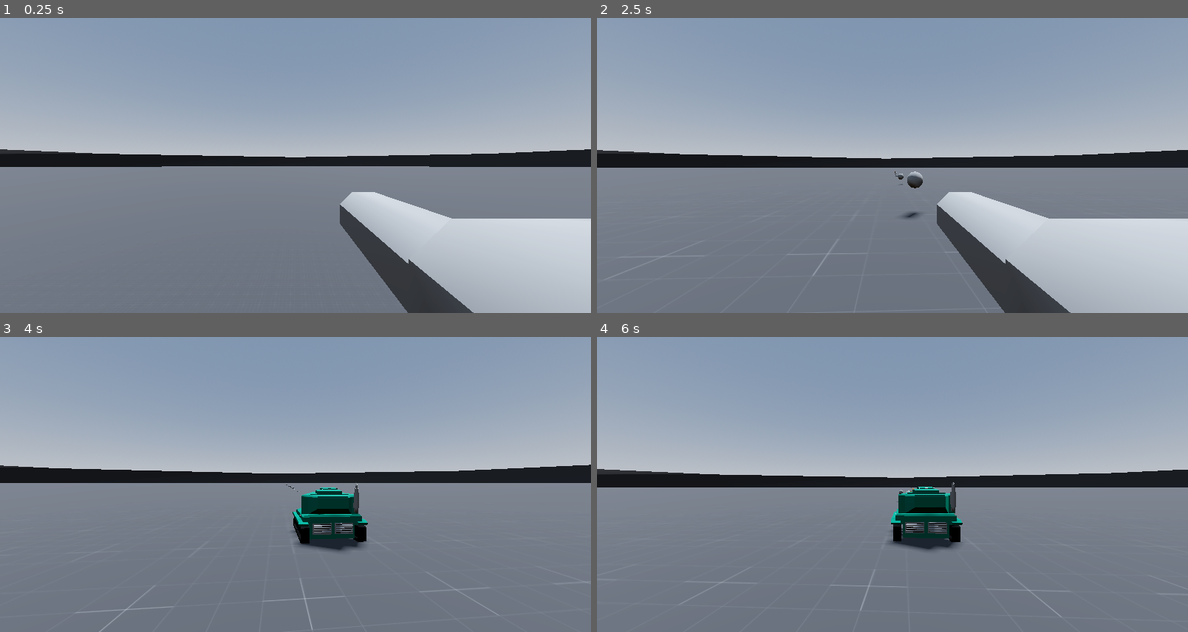
Above: before the commit, frames 1-4 (two rows, left to right).
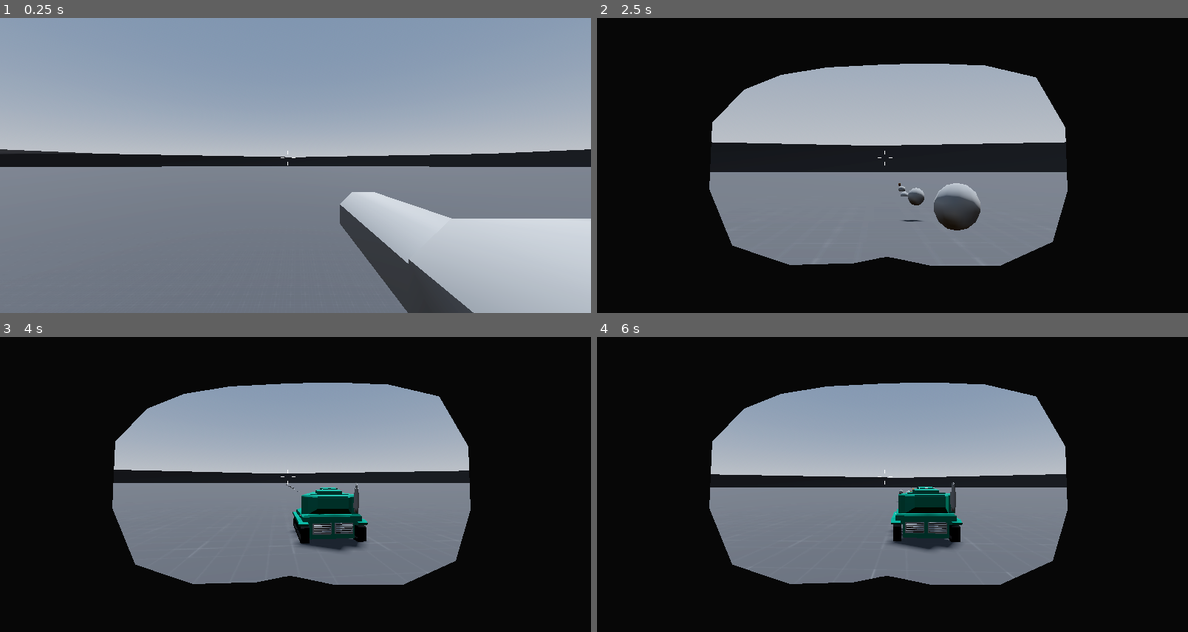
Above: after the commit, the same moments.

Repository: Dorfultariant/godot_multi
Game: Godot game, scene res://testing/maps/test_world_1.tscn
Two runs of this game, one before a commit and one after it. Both use one fixed random seed, a clock stepped at 60 frames per second and the inputs below.
Inputs (mouse positions are in pixels of both pictures, inside the frame that each line leads up to):
- Up to frame 1 (0.25 s): no input
- Up to frame 2 (2.5 s): move the mouse to (922, 165) at 0.52 s; hold Right mouse button (player_second_shoot) 0.53-1.28 s; hold E (player_forward) from 0.53 s (still down); move the mouse to (862, 165) at 1.27 s; right-click (862, 165) at 1.35 s; move the mouse to (904, 159) at 2.02 s; press the mouse at (904, 159) at 2.03 s; right-click (904, 159) at 2.3 s
- Up to frame 3 (4 s): keep holding E (player_forward); move the mouse to (289, 490) at 2.77 s; release the mouse at (289, 490) at 2.78 s; tap C (player_toggle_camera) at 2.85 s; right-click (289, 490) at 3.05 s; move the mouse to (336, 487) at 3.52 s; hold Shift (player_turbo) from 3.53 s (still down); right-click (336, 487) at 3.8 s
- Up to frame 4 (6 s): move the mouse to (845, 481) at 4.27 s; release Shift (player_turbo) at 4.28 s; right-click (845, 481) at 4.35 s; move the mouse to (898, 484) at 5.02 s; hold Right mouse button (player_second_shoot) 5.03-5.78 s; move the mouse to (868, 478) at 5.77 s; release E (player_forward) at 5.78 s; hold F (player_turn_right) from 5.78 s (still down); click (868, 478) at 5.85 s

The runs differ from the first frame. In frame 1, less than 0.1% of the frame differs, in the area x 47-50%, y 45-50%; in frame 2, 76%, in the area x 0-100%, y 0-100%; in frame 3, 62%; in frame 4, 62%.

Commit message:
Network testing

Diff:
--- a/tanks/3D/low_poly_tank/player_low_poly_tank.tscn
+++ b/tanks/3D/low_poly_tank/player_low_poly_tank.tscn
@@ -148,6 +148,14 @@
 [sub_resource type="ConvexPolygonShape3D" id="ConvexPolygonShape3D_s3ocq"]
 points = PackedVector3Array(0.196328, 0.118712, 0.225824, -0.199194, 0.118712, 0.225824, 0.188371, 0.00397248, -0.22631 …(781 unchanged characters)…
 
+[sub_resource type="SceneReplicationConfig" id="SceneReplicationConfig_xbmph"]
+properties/0/path = NodePath(".:position")
+properties/0/spawn = true
+properties/0/replication_mode = 1
+properties/1/path = NodePath(".:rotation")
+properties/1/spawn = true
+properties/1/replication_mode = 1
+
 [node name="LowPolyTank" type="CharacterBody3D"]
 script = ExtResource("1_dwiox")
 
@@ -167,3 +175,50 @@
 
 [node name="Turret" parent="." instance=ExtResource("2_a52ho")]
 transform = Transform3D(-1, 0, -8.74228e-08, 0, 1, 0, 8.74228e-08, 0, -1, 0, 0.144525, 0.0486038)
+
+[node name="UI" type="Control" parent="."]
+layout_mode = 3
+anchors_preset = 15
+anchor_right = 1.0
+anchor_bottom = 1.0
+grow_horizontal = 2
+grow_vertical = 2
+
+[node name="Reticle" type="CenterContainer" parent="UI"]
+layout_mode = 1
+anchors_preset = 8
+anchor_left = 0.5
+anchor_top = 0.5
+anchor_right = 0.5
+anchor_bottom = 0.5
+offset_left = -20.0
+offset_top = -20.0
+offset_right = 20.0
+offset_bottom = 20.0
+grow_horizontal = 2
+grow_vertical = 2
+
+[node name="Up" type="Line2D" parent="UI/Reticle"]
+points = PackedVector2Array(0, -10, 0, -20)
+width = 2.0
+
+[node name="Right" type="Line2D" parent="UI/Reticle"]
+points = PackedVector2Array(10, 0, 20, 0)
+width = 2.0
+
+[node name="Down" type="Line2D" parent="UI/Reticle"]
+points = PackedVector2Array(0, 10, 0, 20)
+width = 2.0
+
+[node name="Left" type="Line2D" parent="UI/Reticle"]
+points = PackedVector2Array(-10, 0, -20, 0)
+width = 2.0
+
+[node name="Zoom Border" type="Polygon2D" parent="UI/Reticle"]
+color = Color(0.0295066, 0.0295066, 0.0295066, 1)
+invert_enabled = true
+invert_border = 1500.0
+polygon = PackedVector2Array(-1, -254, 125, -257, 272, -251, 409, -219, 488, -83, 494, 88, 454, 227, 309, 293, 129, 293, 30, 272, 5, 268, -15, 271, -83, 285, -258, 290, -414, 237, -476, 84, -468, -97, -381, -186, -281, -226, -157, -246)
+
+[node name="MultiplayerSynchronizer" type="MultiplayerSynchronizer" parent="."]
+replication_config = SubResource("SceneReplicationConfig_xbmph")
--- a/tanks/scripts/player_low_poly_tank.gd
+++ b/tanks/scripts/player_low_poly_tank.gd
@@ -29,7 +29,7 @@
 @onready var tp_cam = $"Turret/MeshTurret/MeshTurret_Barrel/SpringArm3D/3rdPersonCam"
 @onready var fire_decal = $"Turret/MeshTurret/MeshTurret_Barrel/Turret_Barrel_Pipe/fire_decal"
 @onready var fire_decal_timer = $"Turret/MeshTurret/MeshTurret_Barrel/Turret_Barrel_Pipe/decal_timer"
-
+@onready var zoom_border = $"UI/Reticle/Zoom Border"
 # PreLoads
 @export var weapon_1 : PackedScene = preload("res://tanks/explosions/tank_round.tscn")
 
@@ -48,6 +48,7 @@
 	Input.mouse_mode = Input.MOUSE_MODE_CAPTURED
 	fp_cam.current = true
 	tp_cam.current = false
+	zoom_border.visible = false
 
 	fire_decal_timer.timeout.connect(_on_timer_timeout)
 
@@ -67,6 +68,11 @@
 		else:
 			tp_cam.current = false
 			fp_cam.current = true
+	# Zoom by reducing field of view
+	if event.is_action_pressed("player_second_shoot"):
+		fp_cam.fov = 30 if (fp_cam.fov == 75) else 75
+		zoom_border.visible = true if fp_cam.fov == 30 else false
+
 	if event.is_action_pressed("player_shoot"):
 		# Decal timer
 		fire_decal.set_visible(true)
--- a/testing/maps/test_world_1.tscn
+++ b/testing/maps/test_world_1.tscn
@@ -30,3 +30,9 @@
 
 [node name="LowPolyTank" parent="." instance=ExtResource("2_44bem")]
 transform = Transform3D(1, 0, 0, 0, 1, 0, 0, 0, 1, 0, 7.01919, 0)
+
+[node name="Spawn_Root" type="Node" parent="."]
+
+[node name="MultiplayerSpawner" type="MultiplayerSpawner" parent="."]
+_spawnable_scenes = PackedStringArray("res://tanks/3D/low_poly_tank/player_low_poly_tank.tscn")
+spawn_path = NodePath("../Spawn_Root")
Not shown: 1 places in tanks/3D/low_poly_tank/player_low_poly_tank.tscn that only renumber resources
